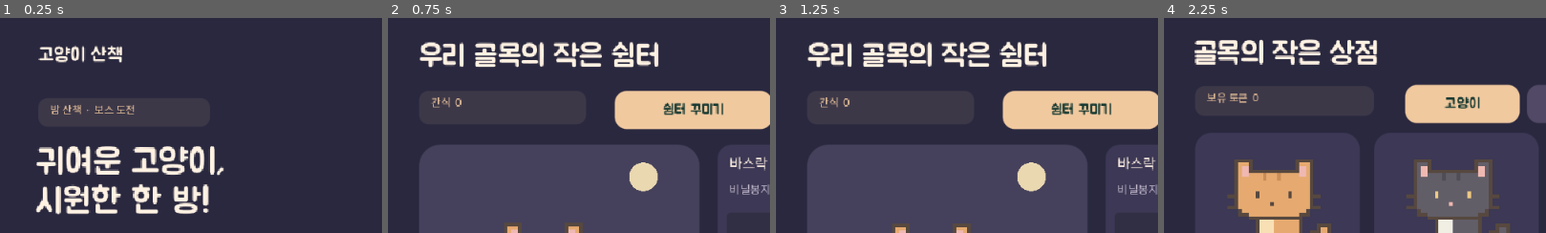
Above: before the commit, frames 1-4 (left to right).
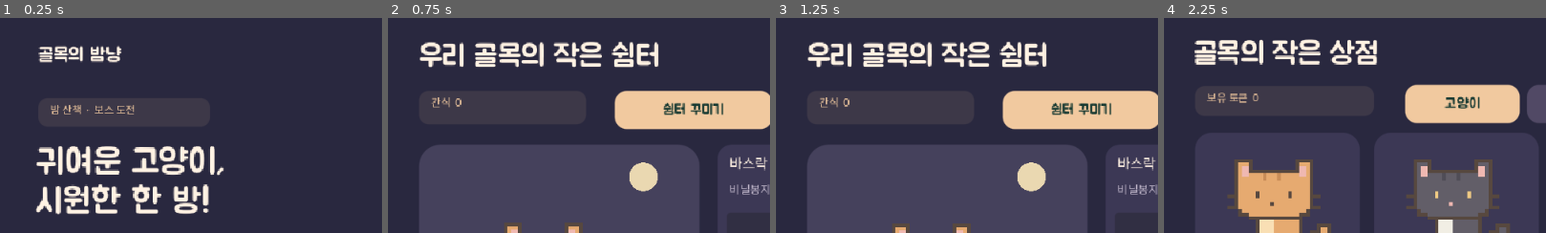
Above: after the commit, the same moments.

Repository: chlee1252/roguelike
Game: Godot game, scene res://app/game.tscn
Same seed, same stepped clock (60 frames per second), same inputs: the game is played once before the commit and once after it. Sound files missing from this copy of the repository are replaced by a short silence.
Inputs:
- Up to frame 1 (0.25 s): no input
- Up to frame 2 (0.75 s): click "쉼터" at 0.5 s
- Up to frame 3 (1.25 s): no input
- Up to frame 4 (2.25 s): click "돌아가기" at 1.25 s; click "고양이 · 상점" at 2 s
The pictures show only the part of the screen within x 0-50%, y 0-50%; the shares and areas given below are measured in that part.

The runs differ from the first frame. In frame 1, 1.1% of the frame differs, in the area x 10-32%, y 12-21%; in frame 2, nothing differs; in frame 3, nothing differs; in frame 4, nothing differs.

Commit message:
fix: restore original Korean game title

Diff:
--- a/game/run.gd
+++ b/game/run.gd
@@ -207,7 +207,7 @@
 	hud.visible = false
 	_clear_overlay()
 	_panel(overlay, Rect2(0, 0, 640, 360), GameSkin.BASE, 0)
-	_label(overlay, "고양이 산책", Vector2(32, 23), 16)
+	_label(overlay, "골목의 밤냥", Vector2(32, 23), 16)
 	_button(overlay, "쉼터", Rect2(335, 20, 80, 32), _show_shelter)
 	_button(overlay, "고양이 · 상점", Rect2(425, 20, 112, 32), _show_cats)
 	_button(overlay, "설정", Rect2(548, 20, 60, 32), _show_settings)
--- a/project.godot
+++ b/project.godot
@@ -2,7 +2,7 @@
 config_version=5
 
 [application]
-config/name="고양이 산책"
+config/name="골목의 밤냥"
 config/icon="res://app/icon.svg"
 run/main_scene="res://app/game.tscn"
 config/features=PackedStringArray("4.7", "GL Compatibility")
Not shown, changed: export_presets.cfg
Not shown, changed: README.md
Not shown, changed: docs/cat-game-design.md
Not shown, changed: docs/game-validation.md
Not shown, changed: docs/gameplay.md
